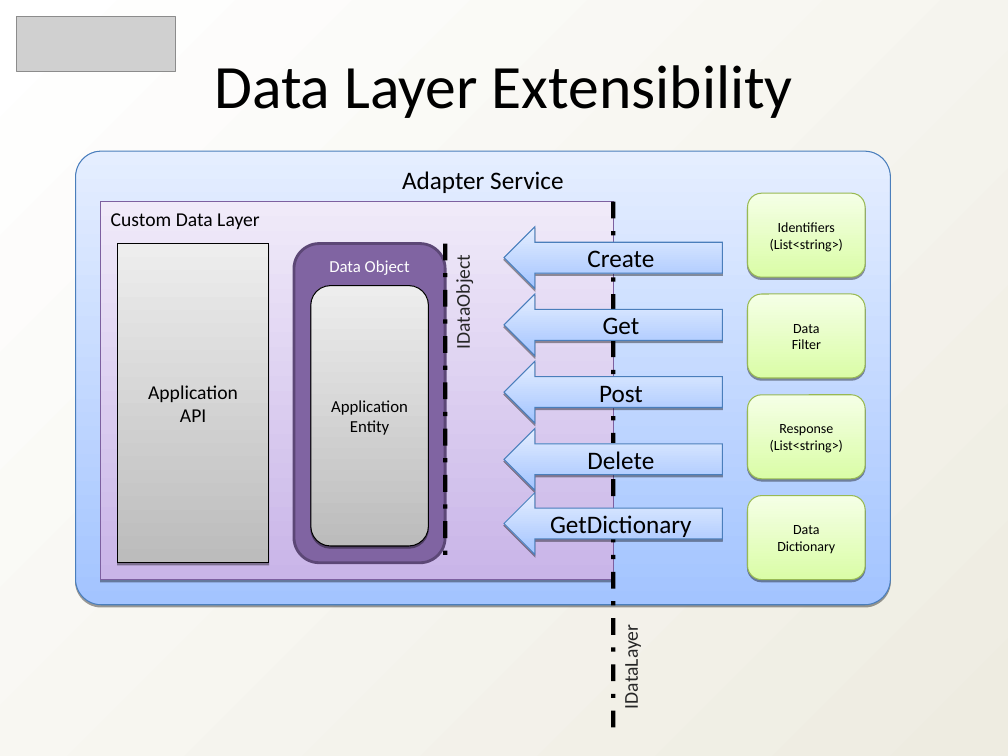
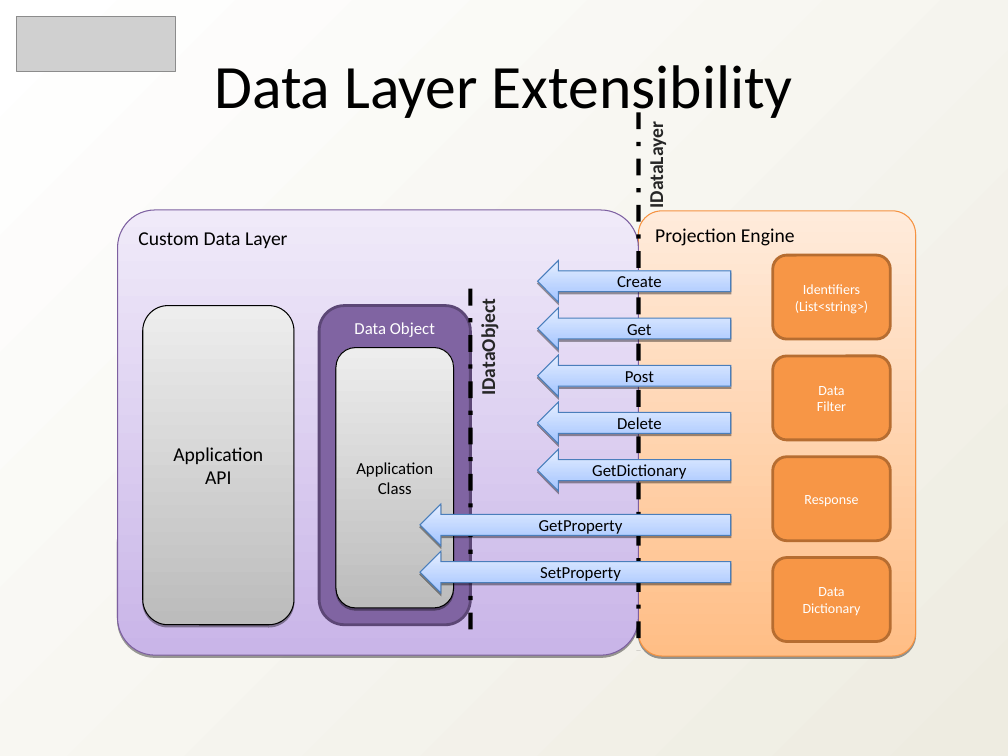
Before and after one commit to heyena/iring-tools, a slide deck: slide 12 of trunk/Documentation/iRINGTools_Overview_v2.1.0.ppt. Drawn at 1008x756 pixels with LibreOffice and Linux fonts; fonts in the diff are those of the drawing; grey boxes stand for pictures. Boxes give left, top, right and bottom in pixels: in the first picture for what was removed or moved away, otherwise in the second. Text is boxed around its words. In the diff, an @@ line names an element or a change of style, - is before the commit and + after.

```diff
--- a/trunk/Documentation/iRINGTools_Overview_v2.1.0.ppt
+++ b/trunk/Documentation/iRINGTools_Overview_v2.1.0.ppt
@@ line moved from (613, 202) - (613, 731) to (638, 112) - (638, 651) @@
@@ text "IDataLayer" at [645,129,669,206]: bold on @@
@@ text "IDataLayer": place and size @@
-text "IDataLayer" at [619,633,643,708]
+text "IDataLayer" at [645,129,669,206]
@@ rounded rectangle removed at [76,151,890,605] @@
-Adapter Service
@@ rounded rectangle "Custom Data Layer": place and size @@
-rounded rectangle "Custom Data Layer" at [101,202,613,580]
+rounded rectangle "Custom Data Layer" at [118,210,639,655]
@@ rounded rectangle "Custom Data Layer" at [118,210,639,655]: rectangle to rounded rectangle @@
@@ rectangle removed at [118,244,269,563] @@
-Application
-API
@@ left arrow "Create": place and size @@
-left arrow "Create" at [504,227,723,288]
+left arrow "Create" at [537,260,731,301]
@@ text "IDataObject": place and size @@
-text "IDataObject" at [451,264,475,347]
+text "IDataObject" at [476,308,500,393]
@@ text "IDataObject" at [476,308,500,393]: bold on @@
@@ line moved from (446, 244) - (446, 562) to (471, 288) - (471, 641) @@
@@ left arrow "Get": place and size @@
-left arrow "Get" at [504,294,723,356]
+left arrow "Get" at [537,307,731,349]
@@ freeform shape "Application Class": place and size @@
-freeform shape "Application Class" at [310,285,428,545]
+freeform shape "Application Class" at [336,348,454,608]
@@ left arrow "Post": place and size @@
-left arrow "Post" at [504,361,723,422]
+left arrow "Post" at [537,355,731,396]
@@ left arrow "Delete": place and size @@
-left arrow "Delete" at [504,428,723,490]
+left arrow "Delete" at [537,402,731,444]
@@ text in freeform shape at [356,462,433,494]: text changed @@
-Application
-Entity
+Application
+Class
@@ size 18 to 12 pt in 5 elements at [537,307,731,349], [537,355,731,396], [537,260,731,301], [537,402,731,444], [537,450,731,491] @@
@@ left arrow "GetDictionary": place and size @@
-left arrow "GetDictionary" at [504,493,723,554]
+left arrow "GetDictionary" at [537,450,731,491]
@@ 4 rounded rectangles, 1 freeform shape: place and size @@
-4 rounded rectangles, 1 freeform shape at [294,194,866,580]
+4 rounded rectangles, 1 freeform shape at [320,255,891,641]
@@ rounded rectangle "Response" at [773,457,891,540]: fill gradient #DAFDA7 to #F5FFE6 to #F79646; outline #98B954 0.74 pt to #B66D31 2.01 pt; shadow off @@
@@ text in rounded rectangle at [804,495,858,507]: text changed; text colour #000000 to #FFFFFF @@
-Response (List<string>)
+Response
@@ group added at [143,211,915,656]: 2 freeform shapes, 2 left arrows @@
+Projection Engine
+Application
+API
+GetProperty
+SetProperty
@@ text colour #000000 to #FFFFFF; fill gradient #DAFDA7 to #F5FFE6 to #F79646; outline #98B954 0.74 pt to #B66D31 2.01 pt; shadow off in 3 elements at [773,356,891,439], [773,255,891,339], [773,557,891,641] @@
```
Also in this commit, not shown: 12 other slides changed, 4 slides added, 1 slide removed.
